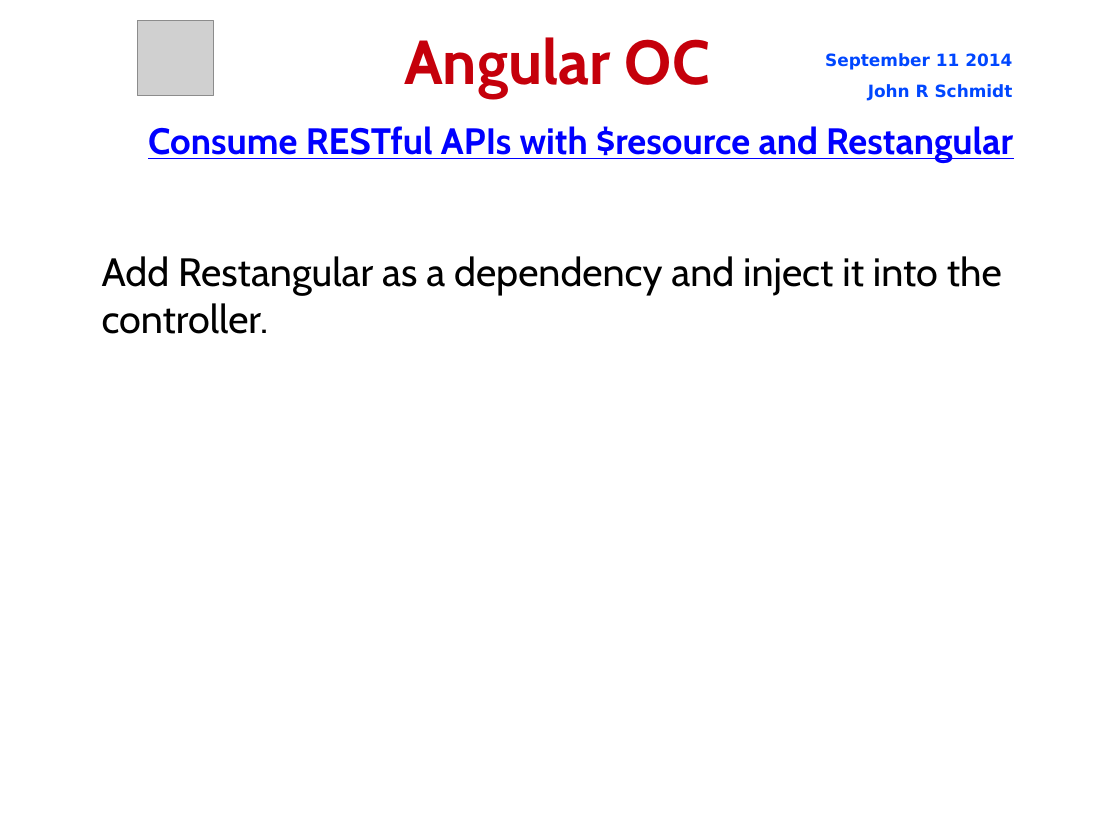
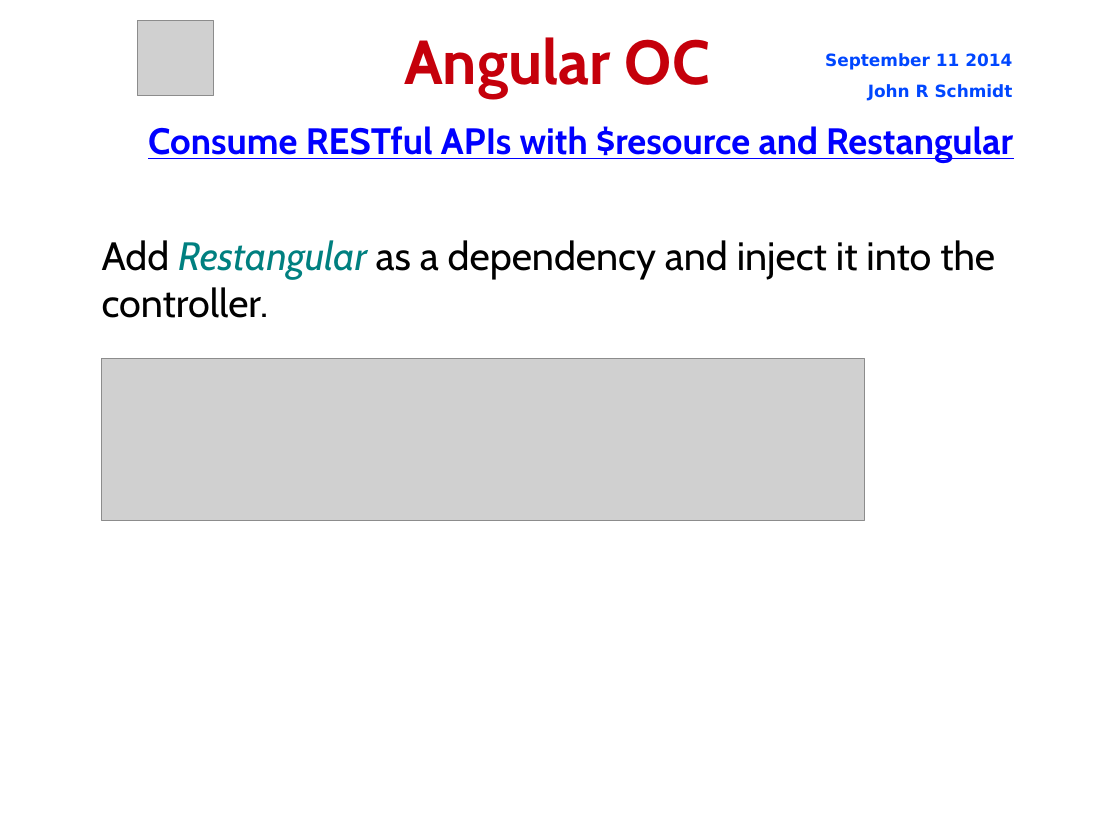
Before and after one commit to jrschmidt/fifa-angular-rest-demo, a slide deck: slide 52 of fifa.odp. Drawn at 1120x840 pixels with LibreOffice and Linux fonts; fonts in the diff are those of the drawing; grey boxes stand for pictures; background and template pictures are left out. Boxes give left, top, right and bottom in pixels: in the first picture for what was removed or moved away, otherwise in the second. Text is boxed around its words. In the diff, an @@ line names an element or a change of style, - is before the commit and + after.

Commit message:
update presentation to add new Restangular code

```diff
--- a/fifa.odp
+++ b/fifa.odp
@@ subtitle "Add Restangular as a dependency ...": place and size @@
-subtitle "Add Restangular as a dependency ..." at (102,256,1002,334)
+subtitle "Add Restangular as a dependency ..." at (102,240,995,318)
@@ subtitle "Add Restangular as a dependency ..." at (102,240,995,318): text colour #000000 to #008080, italic on in "Restangular" @@
@@ picture added at (102,359,865,520) @@
```
Also in this commit, not shown: 6 other slides changed, 6 other files.
